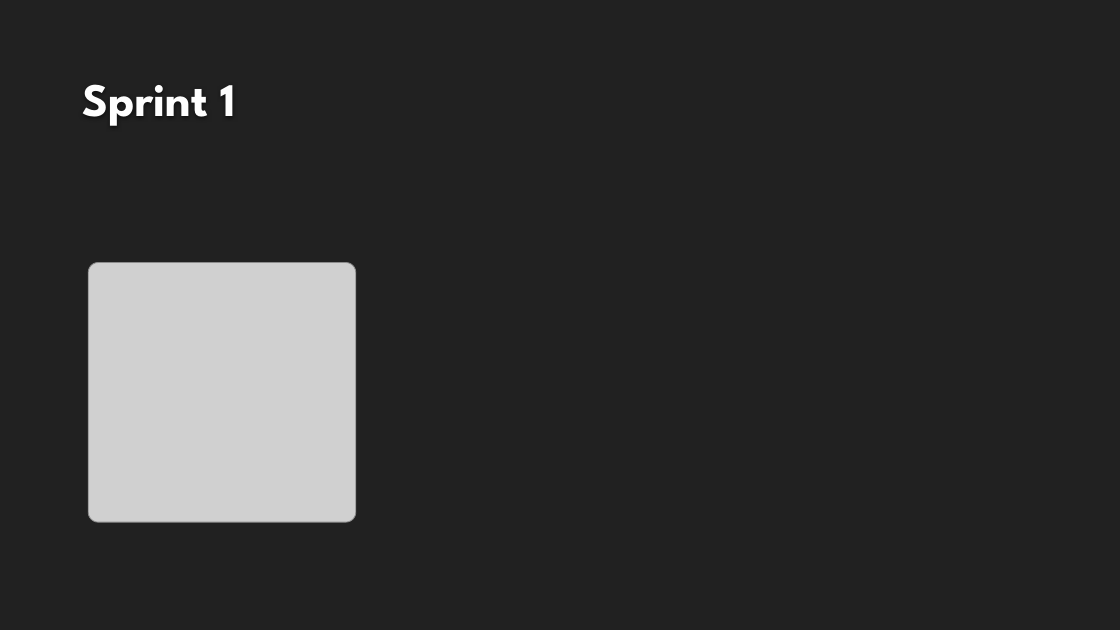
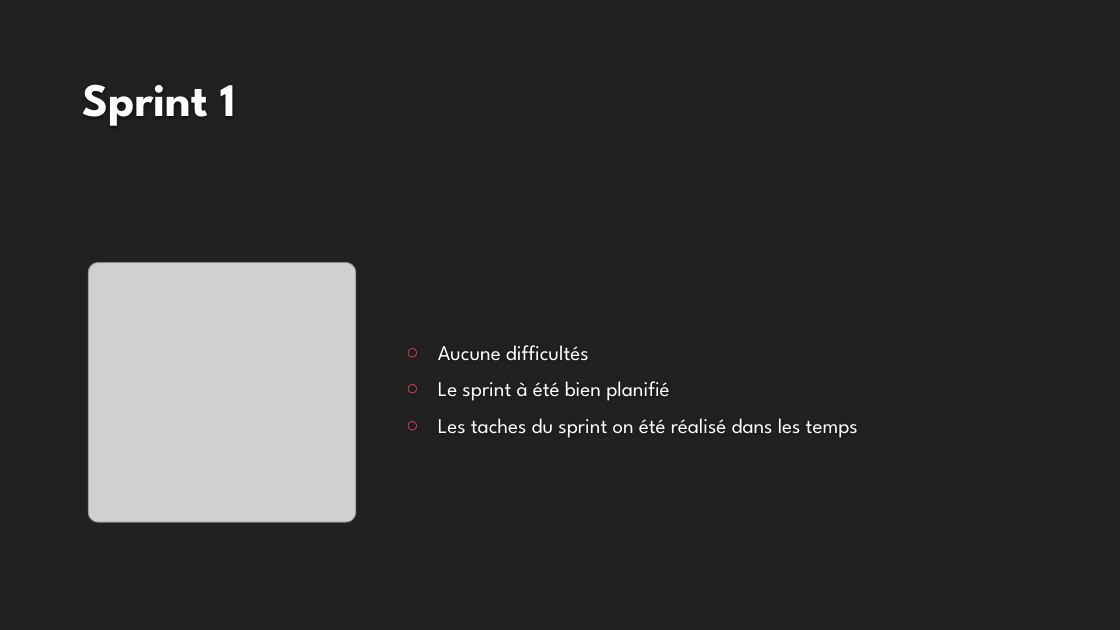
Before and after one commit to bricemiram/supinfo_supbank, a slide deck: slide 9 of SUPBANK CRYPTO CURRENCY PLATFORM.pptx. Drawn at 1120x630 pixels with LibreOffice and Linux fonts; fonts in the diff are those of the drawing; grey boxes stand for pictures; background and template pictures are left out. Boxes give left, top, right and bottom in pixels: in the first picture for what was removed or moved away, otherwise in the second. Text is boxed around its words. In the diff, an @@ line names an element or a change of style, - is before the commit and + after.

```diff
--- a/SUPBANK CRYPTO CURRENCY PLATFORM.pptx
+++ b/SUPBANK CRYPTO CURRENCY PLATFORM.pptx
@@ text added at <box>438,345,858,438</box>, 18 pt, text #FFFFFF @@
+○ Aucune difficultés
+○ Le sprint à été bien planifié
+○ Les taches du sprint on été réalisé dans les temps
```
Also in this commit, not shown: 2 other slides changed, 1 slide added, 1 slide removed.
